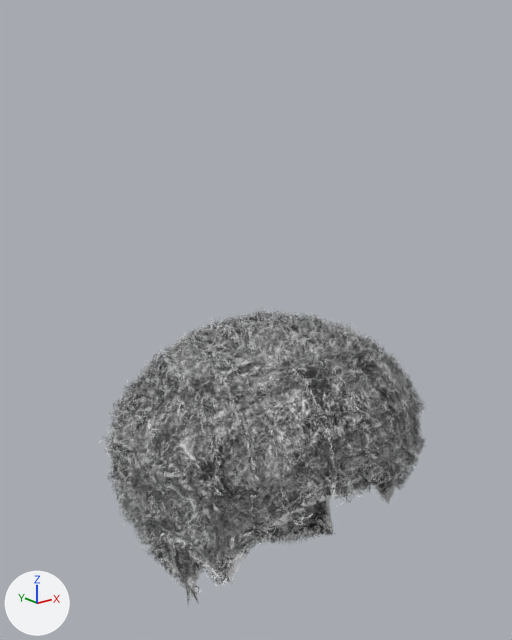
What one commit did to the glTF model public/models/makehuman/hair/fem/rulos.gltf.
Camera for both pictures: a camera (50 mm lens) standing at (-0.257, -0.345, 1.737) and looking at (0.001, -0.023, 1.609). The axes (+X, +Y, +Z) are drawn at lower left. The lights are the same throughout. The first picture is the older version.

The first picture shows 'fem_hair_rulos'.
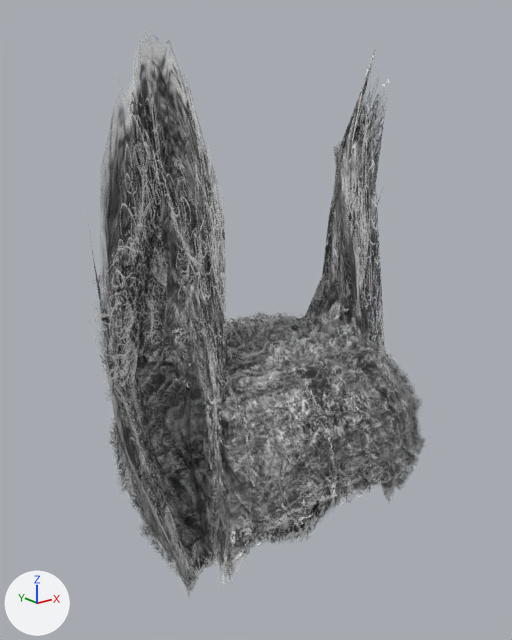
The newer file adds a shape key; the second version is drawn at full value of the shape key 'a_orejasConejo' of 'fem_hair_rulos', and the change is written as the vertex moves it makes.

Location of each change, [x1, y1, x2, y2] in pixels of the pictures (512 x 640 px; the box of a moved part takes in the faces that stretch with it):
```json
{"object": "fem_hair_rulos", "change": "reshaped", "before": [99, 308, 427, 605], "after": [87, 38, 427, 599], "on screen": "89% taller"}
{"part": 1, "of": "me_afro01_008", "change": "moved or reshaped", "before": [179, 351, 212, 374], "on screen": "not visible afterwards"}
{"part": 2, "of": "me_afro01_008", "change": "moved or reshaped", "before": [99, 308, 427, 605], "after": [92, 38, 425, 599]}
```

The change, as JSON lines over the scene's bpy script:
```json
{"block": "me_afro01_008", "where": "# used by ob_fem_hair_rulos; location = (0.0, 0.0, 0.0)"}
{"op": "remove", "block": "me_afro01_008", "code": "me_afro01_008.from_pydata(...)  # 2196 vertices, 2192 faces; spans x -0.094..0.094, y -0.137..0.078, z 1.412..1.617"}
{"op": "add", "block": "me_afro01_008", "code": "me_afro01_008.from_pydata(...)  # 2196 vertices, 2192 faces; spans x -0.11..0.11, y -0.137..0.078, z 1.412..1.768"}
{"block": "me_afro01_008", "change": "me_afro01_008 part 1: the loose piece of 4 vertices spanning x -0.052..-0.047, y -0.053..-0.013, z 1.588..1.603 is moved by (0.002, 0.0, 0.0)"}
{"block": "me_afro01_008", "change": "me_afro01_008 part 2: 1151 of 2196 vertices moved; they spanned x -0.094..0.094, y -0.109..0.044, z 1.43..1.613 and now span x -0.11..0.11, y -0.107..0.043, z 1.43..1.768; mean shift (0.0, 0.0, 0.054); largest move (0.069, -0.037, 1.491) -> (0.077, -0.042, 1.768)"}
{"block": "me_afro01_008", "change": "other edits to the shape of me_afro01_008 do not show in these pictures"}
```
